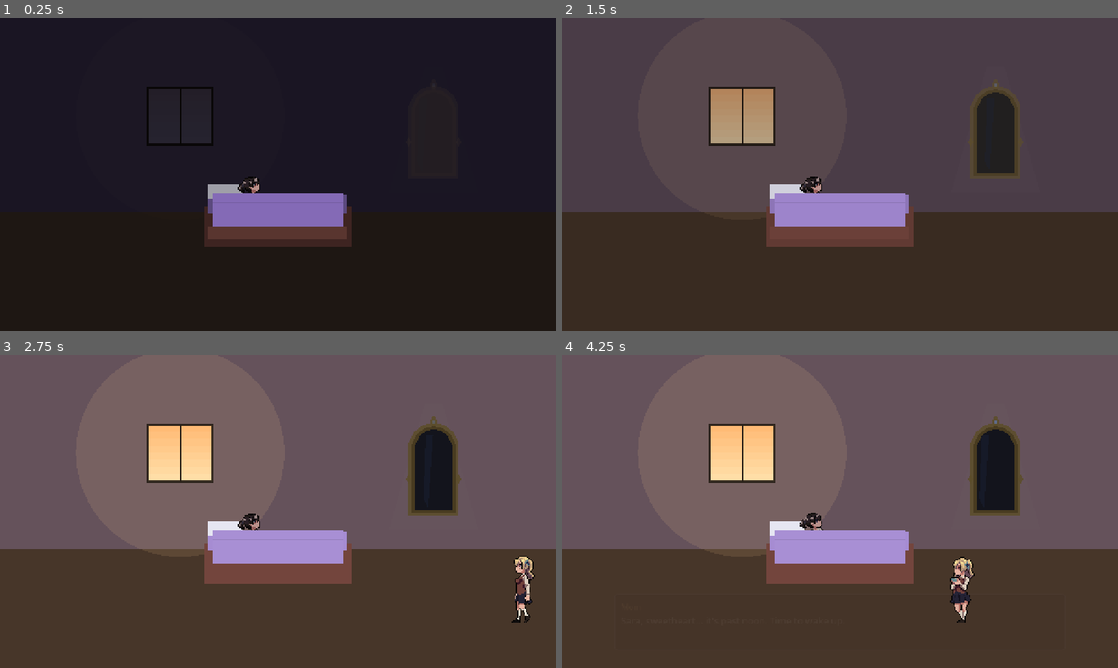
Above: before the commit, frames 1-4 (two rows, left to right).
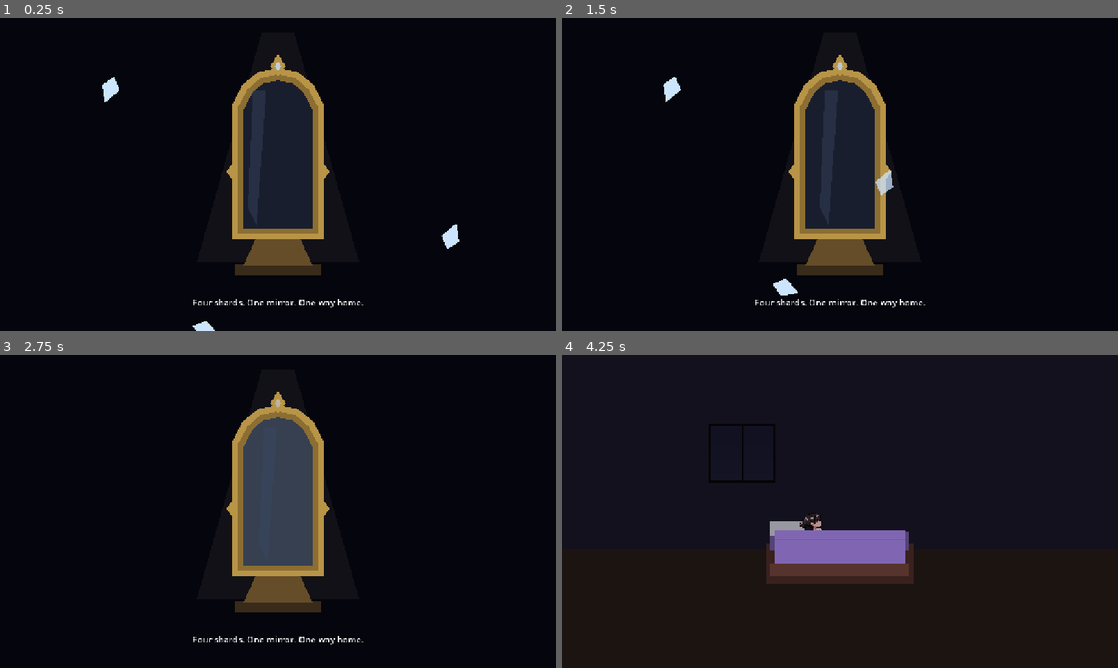
Above: after the commit, the same moments.

Repository: Abdulla5w5/saras-mirror
Game: Godot game, scene res://ui/WinScreen.tscn
Two runs of this game, one before a commit and one after it. Both use one fixed random seed, a clock stepped at 60 frames per second and the inputs below. This scene is started directly instead of the project's main scene.
Inputs (mouse positions are in pixels of both pictures, inside the frame that each line leads up to):
- Up to frame 1 (0.25 s): no input
- Up to frame 2 (1.5 s): move the mouse to (962, 158) at 0.52 s; hold D (move_right) 0.53-1.25 s; tap J (attack) at 0.6 s; click (962, 158) at 0.67 s; tap Space at 0.77 s; drag from (728, 190) to (812, 237) at 1.27 s
- Up to frame 3 (2.75 s): move the mouse to (333, 442) at 2.02 s; hold D (move_right) from 2.03 s (still down); tap E (interact) at 2.1 s; click (333, 442) at 2.17 s
- Up to frame 4 (4.25 s): release D (move_right) at 2.75 s; drag from (812, 574) to (673, 464) at 2.77 s; move the mouse to (1006, 558) at 3.52 s; hold A (move_left) from 3.53 s (still down); hold M from 3.53 s (still down); click (1006, 558) at 3.67 s; tap Space at 3.77 s

The runs differ from the first frame. In frame 1, 46% of the frame differs, in the area x 0-100%, y 11-100%; in frame 2, 99%, in the area x 0-100%, y 0-100%; in frame 3, 98%; in frame 4, 98%.

Commit message:
Ending: four shards reassemble the mirror, then the wake-up cutscene
Co-Authored-By: Claude Opus 4.8 <noreply@anthropic.com>

Diff:
--- a/ui/WinScreen.gd
+++ b/ui/WinScreen.gd
@@ -8,6 +8,7 @@
 var _sara: AnimatedSprite2D
 var _mom: AnimatedSprite2D
 var _fg: Control
+var _wall_mirror: MuseumMirror
 var _box: PanelContainer
 var _speaker: Label
 var _line: Label
@@ -44,11 +45,11 @@
 	add_child(tmr)
 
 	# whole mirror on the wall
-	var mirror := MuseumMirror.new()
-	mirror.mirror_scale = 0.6; mirror.show_stand = false
-	mirror.modulate = Color(0.5, 0.52, 0.6, 0.0)
-	mirror.position = Vector2(vp.x * 0.78, vp.y * 0.38)
-	add_child(mirror)
+	_wall_mirror = MuseumMirror.new()
+	_wall_mirror.mirror_scale = 0.6; _wall_mirror.show_stand = false
+	_wall_mirror.modulate = Color(0.5, 0.52, 0.6, 0.0)
+	_wall_mirror.position = Vector2(vp.x * 0.78, vp.y * 0.38)
+	add_child(_wall_mirror)
 
 	var cy := vp.y * 0.5
 	var by := cy + 74.0
@@ -76,12 +77,51 @@
 	add_child(_fg)
 
 	_build_box(vp)
-
+	_shard_intro(vp)
+
+
+func _begin_room() -> void:
 	var tw := create_tween()
 	tw.tween_method(func(v):
 		_light = v
-		mirror.modulate.a = v * 0.9, 0.0, 1.0, 2.0)
+		_wall_mirror.modulate.a = v * 0.9, 0.0, 1.0, 2.0)
 	tw.tween_callback(_mom_enter)
+
+
+func _shard_intro(vp: Vector2) -> void:
+	# Dark overlay: the four shards fly in and reassemble the mirror, then fade.
+	var lay := CanvasLayer.new(); lay.layer = 90; add_child(lay)
+	var dim := ColorRect.new(); dim.color = Color(0.02, 0.02, 0.05)
+	dim.set_anchors_preset(Control.PRESET_FULL_RECT); dim.mouse_filter = Control.MOUSE_FILTER_IGNORE
+	lay.add_child(dim)
+	var c := Vector2(vp.x * 0.5, vp.y * 0.46)
+	var mir := MuseumMirror.new(); mir.mirror_scale = 1.1; mir.glowing = false
+	mir.position = c; lay.add_child(mir)
+	var caption := Label.new(); caption.text = "Four shards. One mirror. One way home."
+	caption.set_anchors_preset(Control.PRESET_CENTER_BOTTOM); caption.offset_top = -80
+	caption.offset_left = -300; caption.offset_right = 300
+	caption.horizontal_alignment = HORIZONTAL_ALIGNMENT_CENTER
+	caption.add_theme_font_size_override("font_size", 20)
+	lay.add_child(caption)
+	var tw := create_tween()
+	for i in 4:
+		var sh := Polygon2D.new()
+		sh.polygon = PackedVector2Array([Vector2(0, -30), Vector2(22, 6), Vector2(4, 34), Vector2(-20, 10)])
+		sh.color = Color(0.8, 0.9, 1.0)
+		var ang := TAU * i / 4.0 + 0.4
+		sh.position = c + Vector2(cos(ang), sin(ang)) * 420.0
+		sh.rotation = ang
+		lay.add_child(sh)
+		tw.parallel().tween_property(sh, "position", c, 1.6).set_delay(i * 0.25).set_trans(Tween.TRANS_BACK).set_ease(Tween.EASE_IN)
+		tw.parallel().tween_property(sh, "modulate:a", 0.0, 0.4).set_delay(1.4 + i * 0.25)
+	tw.chain().tween_callback(func():
+		mir.glowing = true; Audio.shard(); FX.flash(Color.WHITE, 0.5))
+	tw.tween_interval(0.7)
+	tw.tween_property(dim, "modulate:a", 0.0, 1.0)
+	tw.parallel().tween_property(mir, "modulate:a", 0.0, 1.0)
+	tw.parallel().tween_property(caption, "modulate:a", 0.0, 0.6)
+	tw.tween_callback(lay.queue_free)
+	tw.tween_callback(_begin_room)
 
 
 func _make_sprite(dir: String, scale: Vector2, feet := false) -> AnimatedSprite2D:
